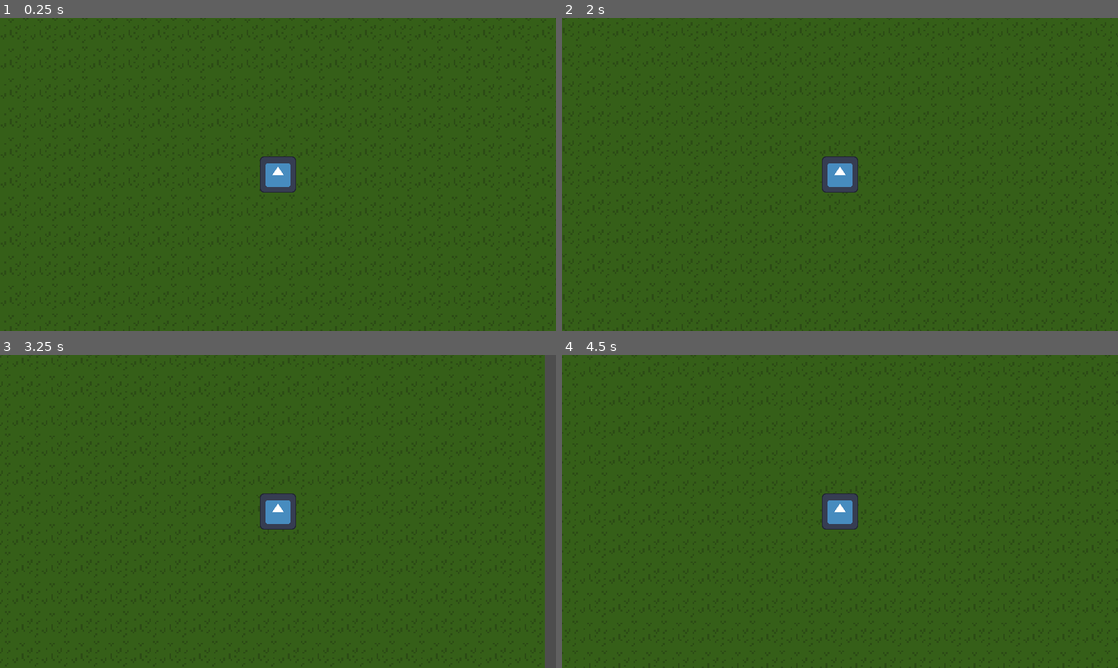
Above: before the commit, frames 1-4 (two rows, left to right).
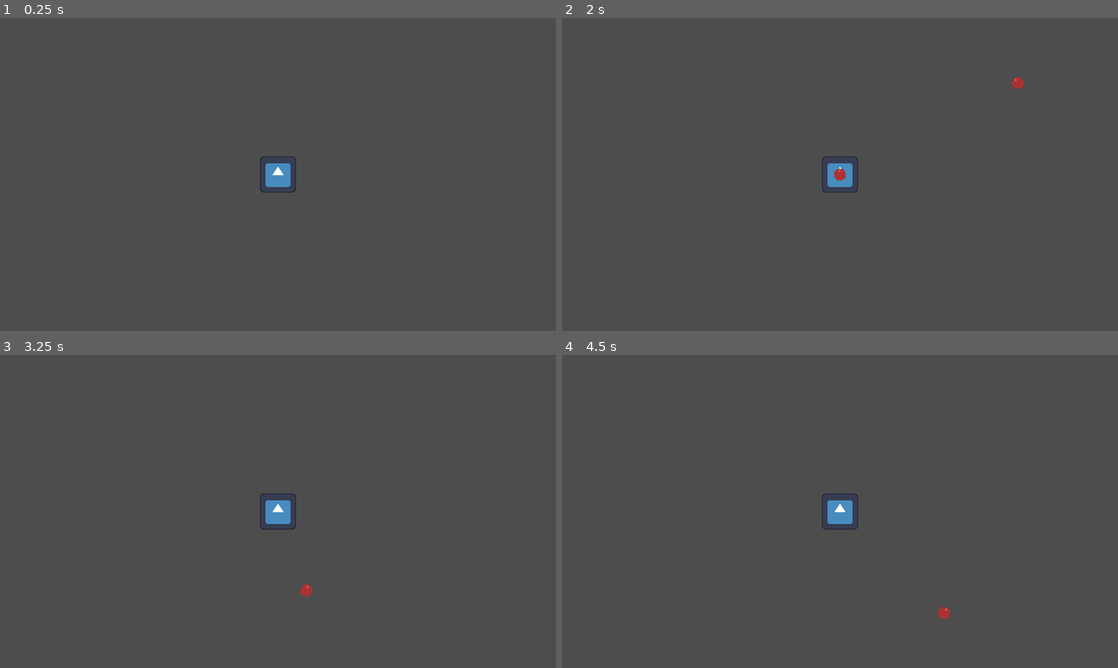
Above: after the commit, the same moments.

Repository: RenatoCLa/architecture-jam-2024
Game: Godot game, scene res://Scenes/rooms/enemy_spawner_test_room.tscn
The game is run twice, just before and just after one commit, with the same random seed, the same clock (stepped at 60 frames per second) and the same inputs. Before the commit the project starts from res://Scenes/rooms/test_room_01.tscn. The engine's default icon, where the game draws it, is replaced by a stand-in: a white triangle on a blue panel in a dark square.
Inputs (mouse positions are in pixels of both pictures, inside the frame that each line leads up to):
- Up to frame 1 (0.25 s): no input
- Up to frame 2 (2 s): tap Enter at 0.5 s; move the mouse to (962, 158) at 0.52 s; press the mouse at (962, 158) at 0.53 s; hold D (walk_right) 0.53-1.28 s; move the mouse to (728, 190) at 1.27 s; release the mouse at (728, 190) at 1.28 s; hold S (walk_down) from 1.28 s (still down); click (728, 190) at 1.35 s
- Up to frame 3 (3.25 s): move the mouse to (333, 442) at 2.02 s; release S (walk_down) at 2.03 s; press the mouse at (333, 442) at 2.03 s; hold D (walk_right) 2.03-2.78 s; move the mouse to (250, 574) at 2.77 s; release the mouse at (250, 574) at 2.78 s; hold W (walk_up) from 2.78 s (still down); click (250, 574) at 2.85 s
- Up to frame 4 (4.5 s): move the mouse to (1006, 558) at 3.52 s; release W (walk_up) at 3.53 s; press the mouse at (1006, 558) at 3.53 s; hold A (walk_left) from 3.53 s (still down); move the mouse to (673, 464) at 4.27 s; release the mouse at (673, 464) at 4.28 s; click (673, 464) at 4.35 s

The runs differ from the first frame. In frame 1, 99% of the frame differs, in the area x 0-100%, y 0-100%; in frame 2, 99%; in frame 3, 97%; in frame 4, 99%.
Error before the commit: Trying to assign value of type 'Node' to a variable of type 'Node2D'. (res://Scripts/Class)

Commit message:
Added randomized spawn location for enemies, outside of the camera view

Diff:
--- a/Scenes/player.tscn
+++ b/Scenes/player.tscn
@@ -8,6 +8,12 @@
 [ext_resource type="Script" path="res://Scripts/detect_enemies.gd" id="5_7255h"]
 [ext_resource type="Script" path="res://Scripts/Class Scripts/generic_attack.gd" id="5_76407"]
 
+[sub_resource type="Curve2D" id="Curve2D_td6gv"]
+_data = {
+"points": PackedVector2Array(0, 0, 0, 0, 0, 0, 0, 0, 0, 0, 0, 500, 0, 0, 0, 0, 800, 500, 0, 0, 0, 0, 800, 0, 0, 0, 0, 0, 0, 0)
+}
+point_count = 5
+
 [sub_resource type="CapsuleShape2D" id="CapsuleShape2D_y2p1o"]
 height = 22.0
 
@@ -15,7 +21,7 @@
 radius = 18.0
 
 [sub_resource type="CircleShape2D" id="CircleShape2D_ngnva"]
-radius = 225.0
+radius = 275.0
 
 [node name="Player" type="CharacterBody2D" groups=["player"]]
 motion_mode = 1
@@ -23,6 +29,16 @@
 script = ExtResource("1_w14cx")
 
 [node name="Camera2D" type="Camera2D" parent="."]
+
+[node name="Spawn Area" type="Path2D" parent="Camera2D"]
+position = Vector2(-400, -250)
+curve = SubResource("Curve2D_td6gv")
+
+[node name="Spawn Range" type="PathFollow2D" parent="Camera2D/Spawn Area"]
+rotation = 1.5708
+
+[node name="Spawn Pivot" type="Marker2D" parent="Camera2D/Spawn Area/Spawn Range"]
+rotation = 1.5708
 
 [node name="POP_UP_GUI" type="CanvasLayer" parent="."]
 
--- a/Scenes/rooms/test_room_01.tscn
+++ /dev/null
@@ -1,172 +0,0 @@
-[gd_scene load_steps=4 format=3 uid="uid://bndbgx15li5w2"]
-
-[ext_resource type="PackedScene" uid="uid://1q8hs8188bfu" path="res://Scenes/player.tscn" id="1_secu1"]
-[ext_resource type="PackedScene" uid="uid://c1c7w62icklj7" path="res://Scenes/base_enemy.tscn" id="2_3r3a7"]
-[ext_resource type="Texture2D" uid="uid://cg34xy48y0nx3" path="res://Sprites/base_floor_grass.png" id="3_q2r8h"]
-
-[node name="World" type="Node2D"]
-
-[node name="Player" parent="." instance=ExtResource("1_secu1")]
-z_index = 1
-
-[node name="Camera" type="Camera2D" parent="."]
-zoom = Vector2(0.7, 0.7)
-
-[node name="Base Enemy" parent="." instance=ExtResource("2_3r3a7")]
-position = Vector2(314, -13)
-metadata/_edit_group_ = true
-
-[node name="Node" type="Node" parent="."]
-
-[node name="Base Enemy2" parent="Node" instance=ExtResource("2_3r3a7")]
-position = Vector2(317, 112)
-metadata/_edit_group_ = true
-
-[node name="Base Enemy3" parent="Node" instance=ExtResource("2_3r3a7")]
-position = Vector2(338, -103)
-metadata/_edit_group_ = true
-
-[node name="Base Enemy4" parent="Node" instance=ExtResource("2_3r3a7")]
-position = Vector2(188, -138)
-metadata/_edit_group_ = true
-
-[node name="Base Enemy5" parent="Node" instance=ExtResource("2_3r3a7")]
-position = Vector2(188, -138)
-metadata/_edit_group_ = true
-
-[node name="Base Enemy6" parent="Node" instance=ExtResource("2_3r3a7")]
-position = Vector2(226, -48)
-metadata/_edit_group_ = true
-
-[node name="Base Enemy7" parent="Node" instance=ExtResource("2_3r3a7")]
-position = Vector2(155, -77)
-metadata/_edit_group_ = true
-
-[node name="Base Enemy8" parent="Node" instance=ExtResource("2_3r3a7")]
-position = Vector2(271, -81)
-metadata/_edit_group_ = true
-
-[node name="Base Enemy9" parent="Node" instance=ExtResource("2_3r3a7")]
-position = Vector2(-3, 222)
-metadata/_edit_group_ = true
-
-[node name="Base Enemy10" parent="Node" instance=ExtResource("2_3r3a7")]
-position = Vector2(55, 195)
-metadata/_edit_group_ = true
-
-[node name="Base Enemy11" parent="Node" instance=ExtResource("2_3r3a7")]
-position = Vector2(136, 188)
-metadata/_edit_group_ = true
-
-[node name="Base Enemy12" parent="Node" instance=ExtResource("2_3r3a7")]
-position = Vector2(198, 176)
-metadata/_edit_group_ = true
-
-[node name="Base Enemy13" parent="Node" instance=ExtResource("2_3r3a7")]
-position = Vector2(258, 145)
-metadata/_edit_group_ = true
-
-[node name="Base Enemy14" parent="Node" instance=ExtResource("2_3r3a7")]
-position = Vector2(271, 52)
-metadata/_edit_group_ = true
-
-[node name="Base Enemy15" parent="Node" instance=ExtResource("2_3r3a7")]
-position = Vector2(144, 51)
-metadata/_edit_group_ = true
-
-[node name="Base Enemy16" parent="Node" instance=ExtResource("2_3r3a7")]
-position = Vector2(215, 65)
-metadata/_edit_group_ = true
-
-[node name="Base Enemy17" parent="Node" instance=ExtResource("2_3r3a7")]
-position = Vector2(272, -4)
-metadata/_edit_group_ = true
-
-[node name="Base Enemy18" parent="Node" instance=ExtResource("2_3r3a7")]
-position = Vector2(270, -183)
-metadata/_edit_group_ = true
-
-[node name="Base Enemy19" parent="Node" instance=ExtResource("2_3r3a7")]
-position = Vector2(-80, -80)
-metadata/_edit_group_ = true
-
-[node name="Base Enemy20" parent="Node" instance=ExtResource("2_3r3a7")]
-position = Vector2(-209, 45)
-metadata/_edit_group_ = true
-
-[node name="Base Enemy21" parent="Node" instance=ExtResource("2_3r3a7")]
-position = Vector2(264, -138)
-metadata/_edit_group_ = true
-
-[node name="Base Enemy22" parent="Node" instance=ExtResource("2_3r3a7")]
-position = Vector2(-131, -17)
-metadata/_edit_group_ = true
-
-[node name="Base Enemy23" parent="Node" instance=ExtResource("2_3r3a7")]
-position = Vector2(-273, 4)
-metadata/_edit_group_ = true
-
-[node name="Base Enemy24" parent="Node" instance=ExtResource("2_3r3a7")]
-position = Vector2(-288, 88)
-metadata/_edit_group_ = true
-
-[node name="Base Enemy25" parent="Node" instance=ExtResource("2_3r3a7")]
-position = Vector2(-81, 81)
-metadata/_edit_group_ = true
-
-[node name="Base Enemy26" parent="Node" instance=ExtResource("2_3r3a7")]
-position = Vector2(-181, 115)
-metadata/_edit_group_ = true
-
-[node name="Base Enemy27" parent="Node" instance=ExtResource("2_3r3a7")]
-position = Vector2(-53, 163)
-metadata/_edit_group_ = true
-
-[node name="Base Enemy28" parent="Node" instance=ExtResource("2_3r3a7")]
-position = Vector2(62, 106)
-metadata/_edit_group_ = true
-
-[node name="Base Enemy29" parent="Node" instance=ExtResource("2_3r3a7")]
-position = Vector2(86, -165)
-metadata/_edit_group_ = true
-
-[node name="Base Enemy30" parent="Node" instance=ExtResource("2_3r3a7")]
-position = Vector2(30, -98)
-metadata/_edit_group_ = true
-
-[node name="Base Enemy31" parent="Node" instance=ExtResource("2_3r3a7")]
-position = Vector2(126, -10)
-metadata/_edit_group_ = true
-
-[node name="Base Enemy32" parent="Node" instance=ExtResource("2_3r3a7")]
-position = Vector2(138, -118)
-metadata/_edit_group_ = true
-
-[node name="Base Enemy33" parent="Node" instance=ExtResource("2_3r3a7")]
-position = Vector2(140, 121)
-metadata/_edit_group_ = true
-
-[node name="Base Enemy34" parent="Node" instance=ExtResource("2_3r3a7")]
-position = Vector2(220, -88)
-metadata/_edit_group_ = true
-
-[node name="Base Enemy35" parent="Node" instance=ExtResource("2_3r3a7")]
-position = Vector2(227, 95)
-metadata/_edit_group_ = true
-
-[node name="Base Enemy36" parent="Node" instance=ExtResource("2_3r3a7")]
-position = Vector2(193, -4)
-metadata/_edit_group_ = true
-
-[node name="Background" type="Node2D" parent="."]
-metadata/_edit_lock_ = true
-metadata/_edit_group_ = true
-
-[node name="Floor" type="Sprite2D" parent="Background"]
-modulate = Color(0.502719, 0.502719, 0.502719, 1)
-z_index = -1
-texture_repeat = 2
-scale = Vector2(-2.12831, -2.12831)
-texture = ExtResource("3_q2r8h")
-region_enabled = true
-region_rect = Rect2(0, 0, 500, 500)
--- a/Scripts/enemy_spawner.gd
+++ b/Scripts/enemy_spawner.gd
@@ -3,6 +3,8 @@
 var enemy: PackedScene = preload("res://Scenes/base_enemy.tscn")
 @onready var player: CharacterBody2D = get_tree().get_first_node_in_group("player")
 @onready var rng: RandomNumberGenerator = RandomNumberGenerator.new()
+@onready var spawn_range: PathFollow2D
+@onready var spawn_pivot: Marker2D
 
 var g_dmg_multi: float = 0
 var g_speed_multi: float = 0
@@ -21,6 +23,9 @@
 @onready var pos_timer: Timer = Timer.new()
 
 func _ready() -> void:
+	spawn_range = player.spawn_range
+	spawn_pivot = player.spawn_pivot
+
 	pos_timer.wait_time = .3
 	pos_timer.one_shot = true
 	pos_timer.timeout.connect(update_pos)
@@ -44,7 +49,13 @@
 	var entity = enemy.instantiate()
 	apply_stats(entity)
 	entity.player = player
+	entity.global_position = rand_position()
 	add_child(entity)
+
+func rand_position() -> Vector2:
+	rng.randomize()
+	spawn_range.progress = rng.randi_range(0, 2600)
+	return spawn_pivot.global_position
 
 func apply_stats(enemy):
 	enemy.hp_multi = stat_range(g_hp_multi)
@@ -102,6 +113,7 @@
 	var current_wave = current_wave_size
 	print("current wave: " , wave)
 	while spawned_enemies < current_wave:
+		rng.randomize()
 		await get_tree().create_timer(rng.randf_range(0, 2), false).timeout
 		spawn(enemy)
 		spawned_enemies += 1
--- a/Scripts/level_up_choices.gd
+++ b/Scripts/level_up_choices.gd
@@ -17,10 +17,12 @@
 	decide_card_amount()
 
 func decide_card_amount() -> void:
+	rng.randomize()
 	var amount = [1, 2, 3, 4][rng.rand_weighted([0.05, 0.5, 5, 0.1])]
 	spawn_choices(amount)
 
 func choose_upgrade():
+	rng.randomize()
 	var type = up_pool.pick_random()
 	var value = [1, 5, 10, 15, 20, 25][rng.rand_weighted([.1, 3, 2, 1, .5, .1])]
 	return [type, value]
--- a/Scripts/leveling_system.gd
+++ b/Scripts/leveling_system.gd
@@ -2,11 +2,11 @@
 
 var level: int = 1
 var current_xp: int = 0
-var xp_treshold: int = 1
-var xp_increase: int = 1
+var xp_treshold: int = 25
+var xp_increase: int = 15
 var xp_increase_multi: int = 0.5
+
 @onready var ui_h = $"../POP_UP_GUI"
-
 @export var upgrade_menu = preload("res://Scenes/level_up_choices.tscn")
 
 var window_opened = false
--- a/Scripts/player_script.gd
+++ b/Scripts/player_script.gd
@@ -24,6 +24,8 @@
 
 #nodes
 @onready var health_bar: TextureProgressBar = $HealthBar
+@onready var spawn_range = $"Camera2D/Spawn Area/Spawn Range"
+@onready var spawn_pivot = $"Camera2D/Spawn Area/Spawn Range/Spawn Pivot"
 
 func _ready() -> void:
 	#makes the player be full hp
--- a/project.godot
+++ b/project.godot
@@ -11,7 +11,7 @@
 [application]
 
 config/name="archGameJam"
-run/main_scene="res://Scenes/rooms/test_room_01.tscn"
+run/main_scene="res://Scenes/rooms/enemy_spawner_test_room.tscn"
 config/features=PackedStringArray("4.3", "Forward Plus")
 config/icon="res://Sprites/icon.svg"
 
Not shown: 1 places in Scenes/player.tscn that only renumber resources
